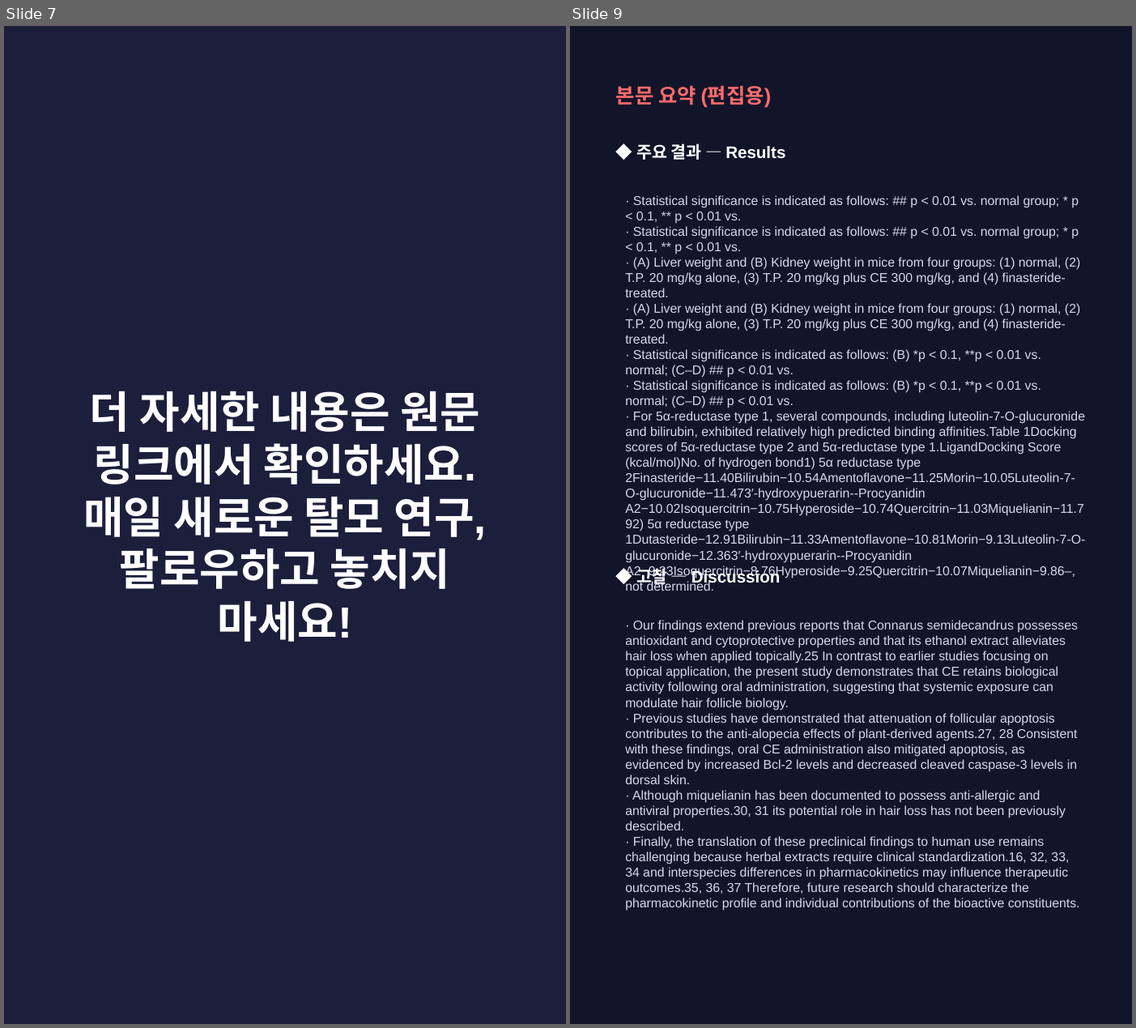
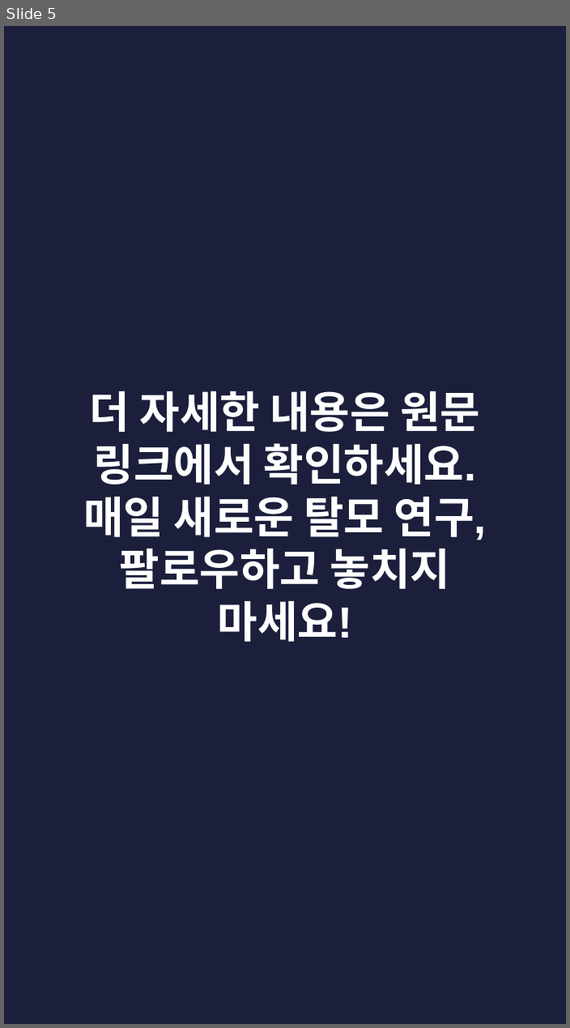
Before and after one commit to hyokang2010-BJ-ANTH/product-builder-test, a slide deck: pwa/data/latest/slides.pptx. Shown side by side, each under a label of ours: slides 7 and 9 before the commit, slide 5 after it; the slides between them are not shown. The pictures are 1136x1028 and 570x1028 pixels, drawn with LibreOffice and Linux fonts; fonts in the diff are those of the drawing. Boxes give left, top, right and bottom in pixels: in the first picture for what was removed or moved away, otherwise in the second. Text is boxed around its words. In the diff, an @@ line names an element or a change of style, - is before the commit and + after.

```diff
--- a/pwa/data/latest/slides.pptx
+++ b/pwa/data/latest/slides.pptx
@@ slide 9 removed at [570,26,1132,1024], background #12142A @@
@@ text removed at [616,85,772,108] @@
-본문 요약 (편집용)
@@ text removed at [636,143,785,160] @@
-◆ 주요 결과 — Results
@@ text removed at [625,195,1085,591] @@
-· Statistical significance is indicated as follows: ## p < 0.01 vs. normal group; * p < 0.1, ** p < 0.01 vs.
-· Statistical significance is indicated as follows: ## p < 0.01 vs. normal group; * p < 0.1, ** p < 0.01 vs.
-· (A) Liver weight and (B) Kidney weight in mice from four groups: (1) normal, (2) T.P. 20 mg/kg alone, (3) T.P. 20 mg/kg plus CE 300 mg/kg, and (4) finasteride-treated.
-· (A) Liver weight and (B) Kidney weight in mice from four groups: (1) normal, (2) T.P. 20 mg/kg alone, (3) T.P. 20 mg/kg plus CE 300 mg/kg, and (4) finasteride-treated.
-· Statistical significance is indicated as follows: (B) *p < 0.1, **p < 0.01 vs. normal; (C–D) ## p < 0.01 vs.
-· Statistical significance is indicated as follows: (B) *p < 0.1, **p < 0.01 vs. normal; (C–D) ## p < 0.01 vs.
-· For 5α-reductase type 1, several compounds, including luteolin-7-O-glucuronide and bilirubin, exhibited relatively high predicted binding affinities.Table 1Docking scores of 5α-reductase type 2 and 5α-reductase type 1.LigandDocking Score (kcal/mol)No. of hydrogen bond1) 5α reductase type 2Finasteride−11.40Bilirubin−10.54Amentoflavone−11.25Morin−10.05Luteolin-7-O-glucuronide−11.473′-hydroxypuerarin--Procyanidin A2−10.02Isoquercitrin−10.75Hyperoside−10.74Quercitrin−11.03Miquelianin−11.792) 5α reductase type 1Dutasteride−12.91Bilirubin−11.33Amentoflavone−10.81Morin−9.13Luteolin-7-O-glucuronide−12.363′-hydroxypuerarin--Procyanidin A2−9.23Isoquercitrin−8.76Hyperoside−9.25Quercitrin−10.07Miquelianin−9.86–, not determined.
@@ text removed at [636,566,781,587] @@
-◆ 고찰 — Discussion
@@ text removed at [625,620,1080,911] @@
-· Our findings extend previous reports that Connarus semidecandrus possesses antioxidant and cytoprotective properties and that its ethanol extract alleviates hair loss when applied topically.25 In contrast to earlier studies focusing on topical application, the present study demonstrates that CE retains biological activity following oral administration, suggesting that systemic exposure can modulate hair follicle biology.
-· Previous studies have demonstrated that attenuation of follicular apoptosis contributes to the anti-alopecia effects of plant-derived agents.27, 28 Consistent with these findings, oral CE administration also mitigated apoptosis, as evidenced by increased Bcl-2 levels and decreased cleaved caspase-3 levels in dorsal skin.
-· Although miquelianin has been documented to possess anti-allergic and antiviral properties.30, 31 its potential role in hair loss has not been previously described.
-· Finally, the translation of these preclinical findings to human use remains challenging because herbal extracts require clinical standardization.16, 32, 33, 34 and interspecies differences in pharmacokinetics may influence therapeutic outcomes.35, 36, 37 Therefore, future research should characterize the pharmacokinetic profile and individual contributions of the bioactive constituents.
@@ what was slide 7 is now slide 5 @@
```
Also in this commit, not shown: 2 slides changed, 3 slides added, 6 other slides removed, 26 other files.
